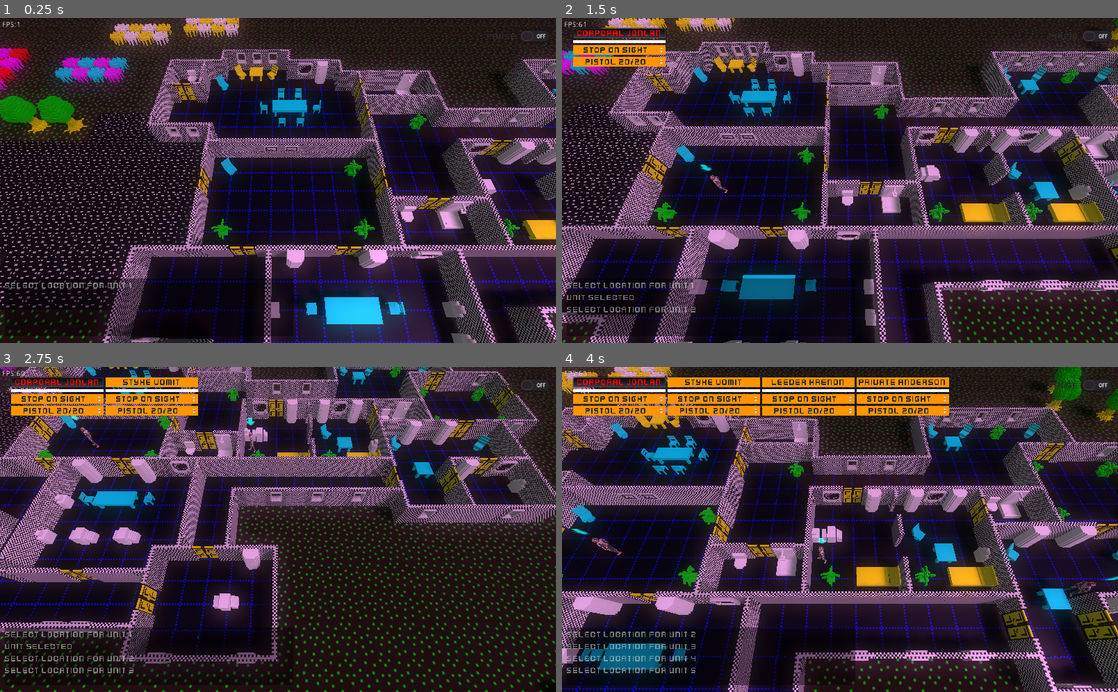
Above: before the commit, frames 1-4 (two rows, left to right).
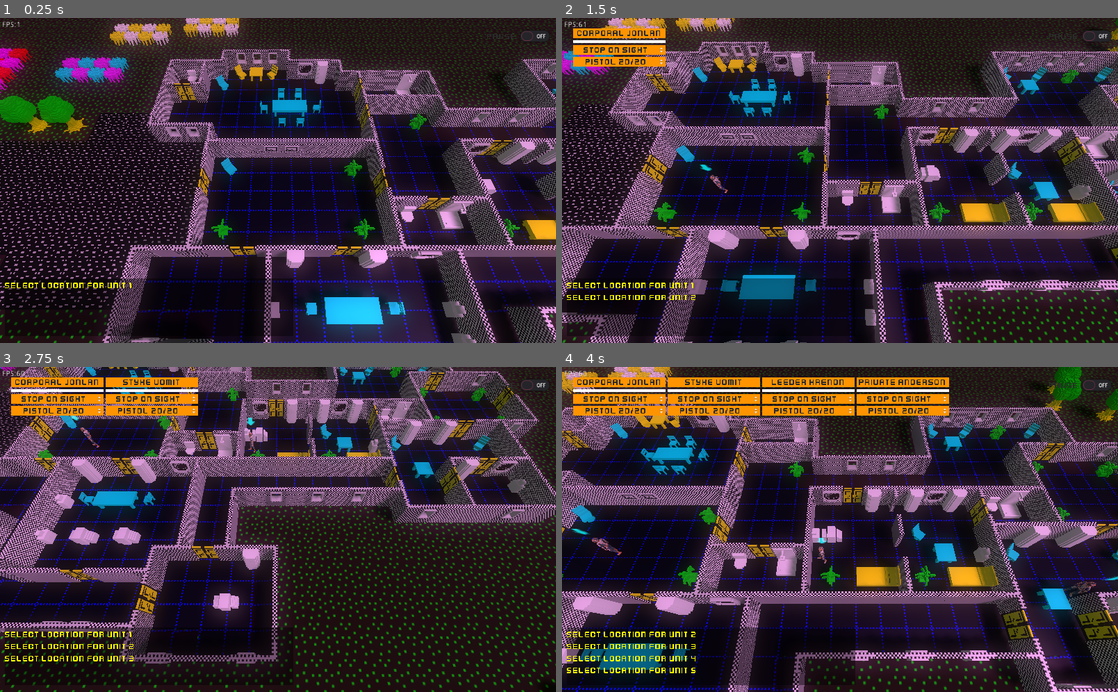
Above: after the commit, the same moments.

Repository: SteveSmith16384/LaserFodder
Game: Godot game, scene res://Main.tscn
Two runs of this game, one before a commit and one after it. Both use one fixed random seed, a clock stepped at 60 frames per second and the inputs below.
Inputs (mouse positions are in pixels of both pictures, inside the frame that each line leads up to):
- Up to frame 1 (0.25 s): no input
- Up to frame 2 (1.5 s): move the mouse to (962, 164) at 0.52 s; hold D (right) 0.53-1.28 s; tap 1 (unit_1) at 0.6 s; click (962, 164) at 0.67 s; move the mouse to (728, 196) at 1.27 s; hold S (down) from 1.28 s (still down); tap 2 (unit_2) at 1.35 s; click (728, 196) at 1.42 s
- Up to frame 3 (2.75 s): move the mouse to (333, 458) at 2.02 s; release S (down) at 2.03 s; hold D (right) from 2.03 s (still down); tap 3 (unit_3) at 2.1 s; click (333, 458) at 2.17 s
- Up to frame 4 (4 s): move the mouse to (812, 594) at 2.77 s; release D (right) at 2.78 s; hold W (up) 2.78-3.53 s; tap 4 (unit_4) at 2.85 s; click (812, 594) at 2.92 s; move the mouse to (1006, 578) at 3.52 s; hold A (left) from 3.53 s (still down); tap 5 (unit_5) at 3.6 s; click (1006, 578) at 3.67 s

The runs differ from the first frame. In frame 1, 0.2% of the frame differs, in the area x 0-24%, y 81-84%; in frame 2, 1.0%; in frame 3, 1.2%; in frame 4, 1.2%, in the area x 0-24%, y 2-95%.
Error in both runs: Invalid get index '0' (on base: 'Array'). (res://GameScene.gd:36)

Commit message:
Change route colours

Diff:
--- a/src/CarriedPistol.tscn
+++ b/src/CarriedPistol.tscn
@@ -8,7 +8,8 @@
 [node name="CarriedPistol" type="Node"]
 
 [node name="IsGun" parent="." instance=ExtResource( 2 )]
-damage = 50.0
+damage = 40.0
+accuracy = 50
 shot_sfx = ExtResource( 1 )
 bullet_class = ExtResource( 4 )
 
--- a/src/GameScene.gd
+++ b/src/GameScene.gd
@@ -154,8 +154,7 @@
 
 func _on_player_selected(player:KinematicBody):
 	for pl in get_tree().get_nodes_in_group("player"):
-		pl.get_node("SelectedArrow").visible = false
-		pl.get_node("IsPlayer").selected = false
+		pl.deselected()
 
 	var unit_data: UnitData = player.get_node("UnitData")
 	if unit_data.killed:
@@ -163,9 +162,8 @@
 		return
 
 	selected_unit = player
-	player.get_node("SelectedArrow").visible = true
-	player.get_node("IsPlayer").selected = true
-
+
+	player.selected()
 #	$CameraController.target_aim = player.global_translation
 #	$CameraController.target_aim.z += 7
 	append_log("Unit selected")
@@ -201,8 +199,8 @@
 
 	$GameUI.add_player_icon(player)
 
-	if selected_unit == null:
-		_on_player_selected(player)
+#	if selected_unit == null:
+#		_on_player_selected(player)
 	pass
 
 
--- a/src/PlayerUnit.gd
+++ b/src/PlayerUnit.gd
@@ -112,3 +112,20 @@
 func emit_signal_equipment_changed():
 	emit_signal("equipment_changed2")
 	pass
+
+
+func selected():
+	get_node("SelectedArrow").visible = true
+	get_node("IsPlayer").selected = true
+
+	var can_move = get_node("CanMove")
+	can_move.set_route_colour(Color.green)
+	pass
+
+
+func deselected():
+	get_node("SelectedArrow").visible = false
+	get_node("IsPlayer").selected = false
+	var can_move = get_node("CanMove")
+	can_move.set_route_colour(Color.gray)
+	pass
--- a/src/components/CanMove.gd
+++ b/src/components/CanMove.gd
@@ -10,16 +10,15 @@
 
 var has_destination = false
 var route_points : PoolVector3Array
-#var route_ids # todo - for debugging - remove
 var route_index = 0
 var pause_for : float = 0
-#var dest_arrow: Spatial
 
-onready var route_polygon = $RoutePolygon
-
+var route_polygon:CSGPolygon# = $RoutePolygon_GETS_MOVED
+#
 
 func _ready():
-	self.remove_child(route_polygon)
+	route_polygon = $RoutePolygon_GETS_MOVED#.duplicate(0)
+	self.remove_child($RoutePolygon_GETS_MOVED)
 	if show_destination:
 #		dest_arrow = destarrow_class.instance()
 #		dest_arrow.visible = false
@@ -83,3 +82,10 @@
 	route_polygon.path_node = path.get_path()
 	route_polygon.visible = true
 	pass
+
+
+func set_route_colour(col:Color):
+	if route_polygon != null:
+		var mat: SpatialMaterial = route_polygon.material
+		mat.albedo_color = col
+	pass
--- a/src/components/CanMove.tscn
+++ b/src/components/CanMove.tscn
@@ -12,9 +12,9 @@
 [node name="CanMove" type="Spatial"]
 script = ExtResource( 1 )
 
-[node name="RoutePolygon" parent="." instance=ExtResource( 2 )]
+[node name="RoutePolygon_GETS_MOVED" parent="." instance=ExtResource( 2 )]
 path_interval = 1.0
 path_continuous_u = false
 
-[node name="Path" type="Path" parent="RoutePolygon"]
+[node name="Path" type="Path" parent="RoutePolygon_GETS_MOVED"]
 curve = SubResource( 1 )
--- /dev/null
+++ b/src/components/RoutePolygon.gd
@@ -0,0 +1,7 @@
+extends CSGPolygon
+
+
+func _ready():
+	var mat = self.material
+	self.material = mat.duplicate()
+	pass
--- a/src/components/RoutePolygon.tscn
+++ b/src/components/RoutePolygon.tscn
@@ -1,6 +1,7 @@
-[gd_scene load_steps=3 format=2]
+[gd_scene load_steps=4 format=2]
 
 [ext_resource path="res://Assets/textures/route_tex.png" type="Texture" id=1]
+[ext_resource path="res://components/RoutePolygon.gd" type="Script" id=2]
 
 [sub_resource type="SpatialMaterial" id=3]
 flags_transparent = true
@@ -22,3 +23,4 @@
 path_joined = false
 smooth_faces = true
 material = SubResource( 3 )
+script = ExtResource( 2 )
--- a/src/def_theme.tres
+++ b/src/def_theme.tres
@@ -38,5 +38,8 @@
 Button/styles/pressed = null
 ProgressBar/styles/bg = SubResource( 5 )
 ProgressBar/styles/fg = SubResource( 6 )
+TextEdit/colors/background_color = Color( 1, 1, 1, 1 )
+TextEdit/colors/font_color = Color( 1, 0.968627, 0, 1 )
+TextEdit/colors/font_color_readonly = Color( 1, 1, 0, 1 )
 TextEdit/styles/normal = SubResource( 3 )
 TextEdit/styles/read_only = SubResource( 4 )
--- a/src/systems/PlayerAISystem.gd
+++ b/src/systems/PlayerAISystem.gd
@@ -93,11 +93,11 @@
 	player.move_and_slide(offset)
 
 	# if blocked by another player, wait
-	if player.get_slide_count() > 0:
-		var coll:KinematicCollision = player.get_slide_collision(0)
-		var other = coll.collider
-		if other.is_in_group("player"):
-			can_move.pause_for = 1.0
+#	if player.get_slide_count() > 0:
+#		var coll:KinematicCollision = player.get_slide_collision(0)
+#		var other = coll.collider
+#		if other.is_in_group("player"):
+#			can_move.pause_for = 1.0
 
 	# Rotate based on new position
 	var new_pos:= Vector2(player.translation.x, player.translation.z)
